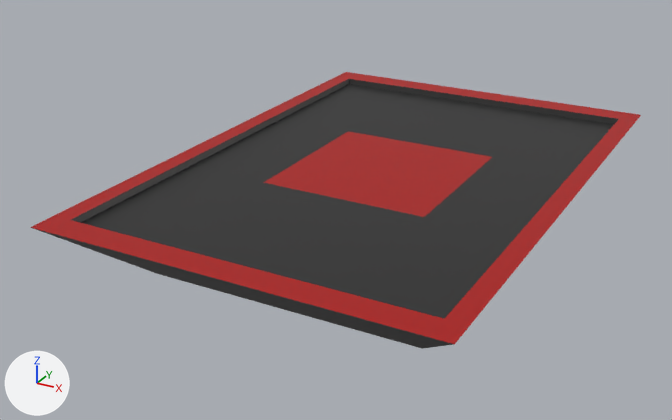
The Blender file game-jam-vt/models/space_platform.blend: old version first, new version second.
The view is the same before and after, from a 50 mm camera at (3.98, -8.23, 3.69) aimed at (-0.42, -0.23, -0.31). Lighting does not change. The marker at lower left points along +X, +Y and +Z. The first picture is the older version.
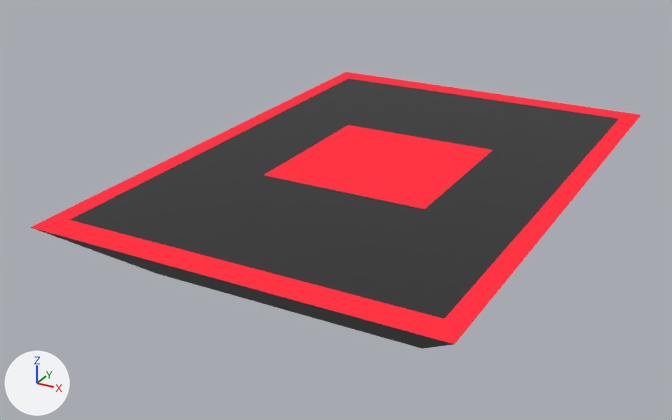
Changed parts and their boxes (x1, y1, x2, y2) in the pictures (672 x 420 px; the box of a moved part takes in the faces that stretch with it):
```json
{"object": "Cube", "change": "recoloured, reshaped", "before": [30, 72, 641, 349], "after": [30, 72, 641, 349]}
{"part": 1, "of": "me_cube_001", "change": "moved or reshaped", "before": [71, 79, 618, 319], "after": [70, 79, 618, 319]}
```

Scene script edits in JSON lines:
```json
{"op": "set", "path": "mat_material_002", "old": "principled_material('Material.002')", "new": "emission_material('Material.002')"}
{"op": "set", "path": "mat_material_002.base_color", "old": "(0.403, 0.0012, 0.0)", "new": "(1.0, 0.0351, 0.0579)", "note": "red #aa0400 -> red #ff3544"}
{"block": "me_cube_001", "where": "# used by ob_cube; location = (0.0, 0.0, 0.0); scale = (2.02, 2.96, 0.238)"}
{"block": "me_cube_001", "where": "# before: 20 (-0.44, -0.31, 0.68) at pixel (263, 182), 21 (-0.44, 0.31, 0.68) at pixel (348, 131), 22 (0.44, 0.31, 0.68) at pixel (492, 156), 23 (0.44, -0.31, 0.68) at pixel (424, 217), 24 (-0.9, -0.9, 0.68)"}
{"block": "me_cube_001", "where": "# before: 25 (-0.9, 0.9, 0.68) at pixel (348, 84), 26 (0.9, 0.9, 0.68), 27 (0.9, -0.9, 0.68)"}
{"op": "remove", "block": "me_cube_001", "code": "me_cube_001.from_pydata(...)  # 28 vertices, 26 faces; spans x -1.0..1.0, y -1.0..1.0, z -3.7..1.0"}
{"op": "add", "block": "me_cube_001", "code": "me_cube_001.from_pydata(...)  # 28 vertices, 26 faces; spans x -1.0..1.0, y -1.0..1.0, z -3.7..1.02"}
{"block": "me_cube_001", "change": "me_cube_001 part 1"}
{"op": "add", "block": "me_cube_001", "code": "for i in [*range(20, 28)]: me_cube_001.vertices[i].co += Vector((0.0, 0.0, 0.34))"}
```
